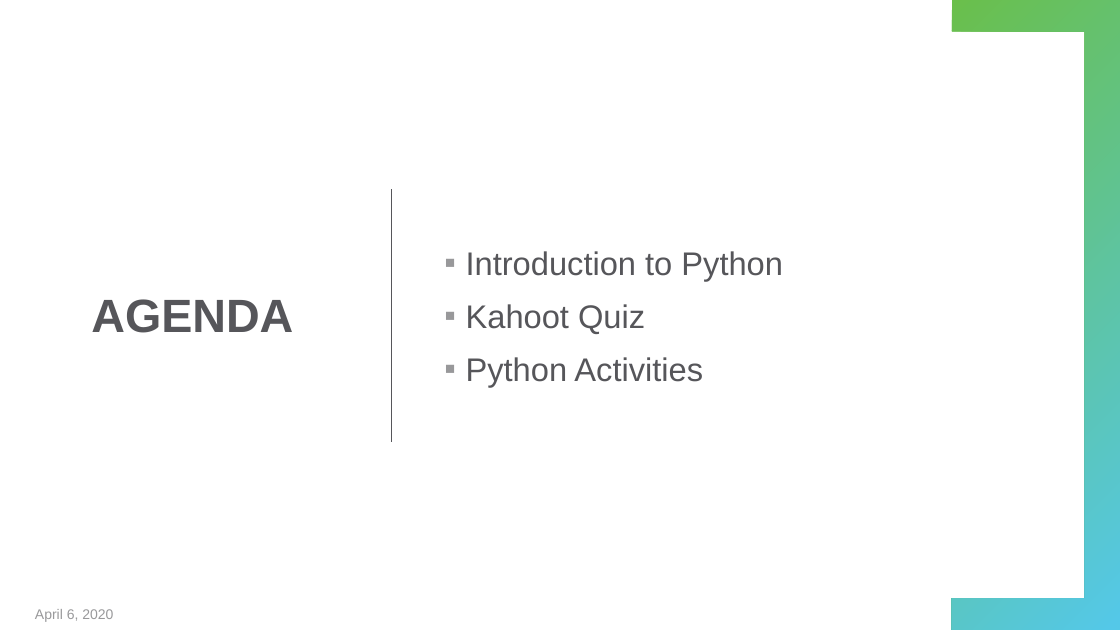
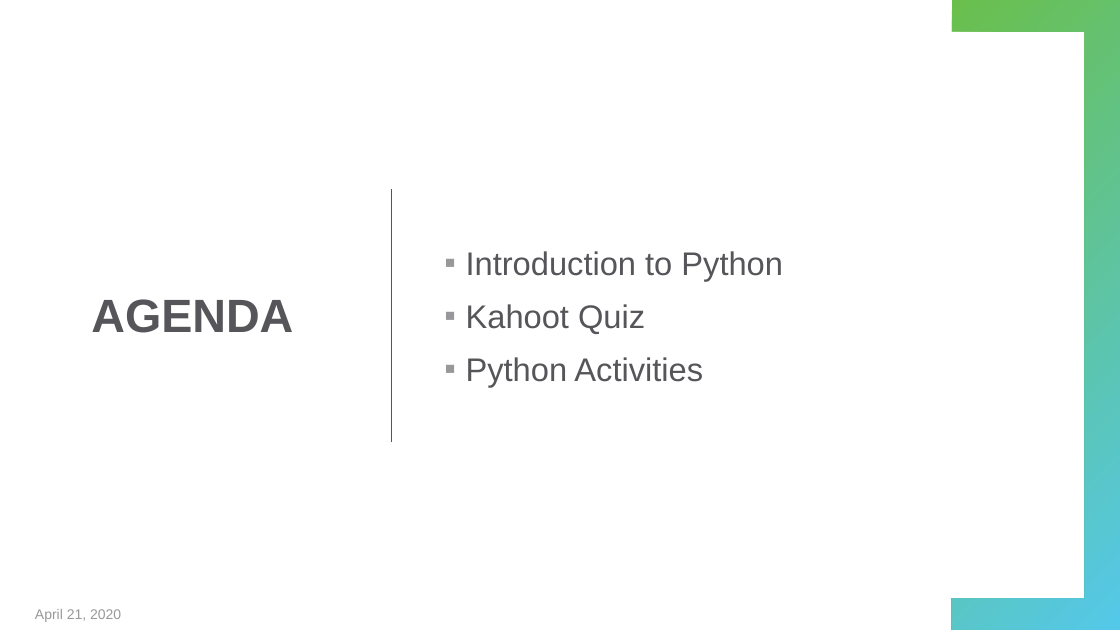
Before and after one commit to hylandtechoutreach/python-camp, a slide deck: slide 2 of ProgrammingWithPythonVirtual.pptx. Drawn at 1120x630 pixels with LibreOffice and Linux fonts; fonts in the diff are those of the drawing. Boxes give left, top, right and bottom in pixels: in the first picture for what was removed or moved away, otherwise in the second. Text is boxed around its words. In the diff, an @@ line names an element or a change of style, - is before the commit and + after.

```diff
--- a/ProgrammingWithPythonVirtual.pptx
+++ b/ProgrammingWithPythonVirtual.pptx
@@ text at box(35, 609, 121, 622): text changed @@
-April 6, 2020
+April 21, 2020
```
Also in this commit, not shown: 8 slides removed, 1 other file.
